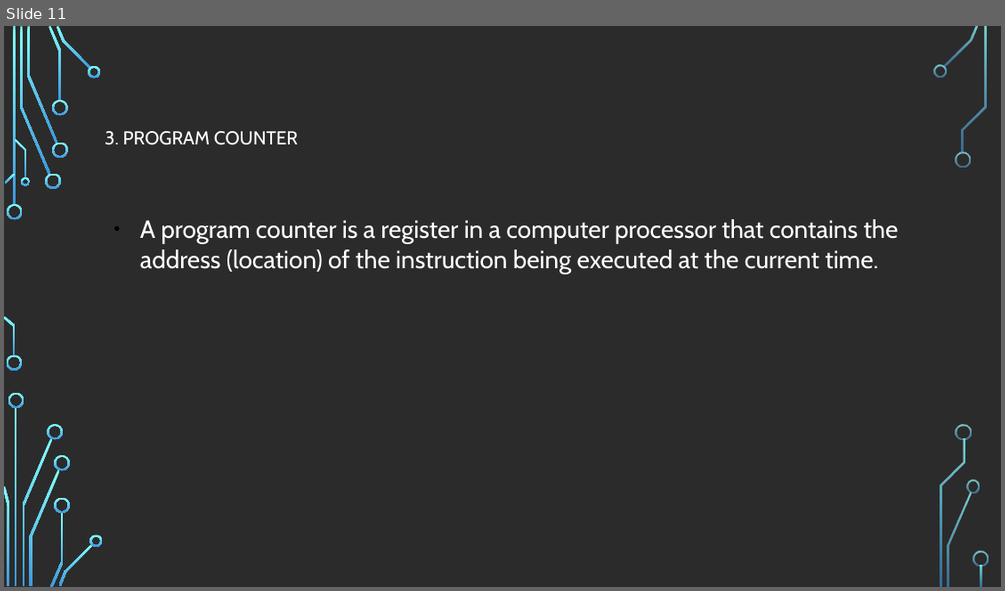
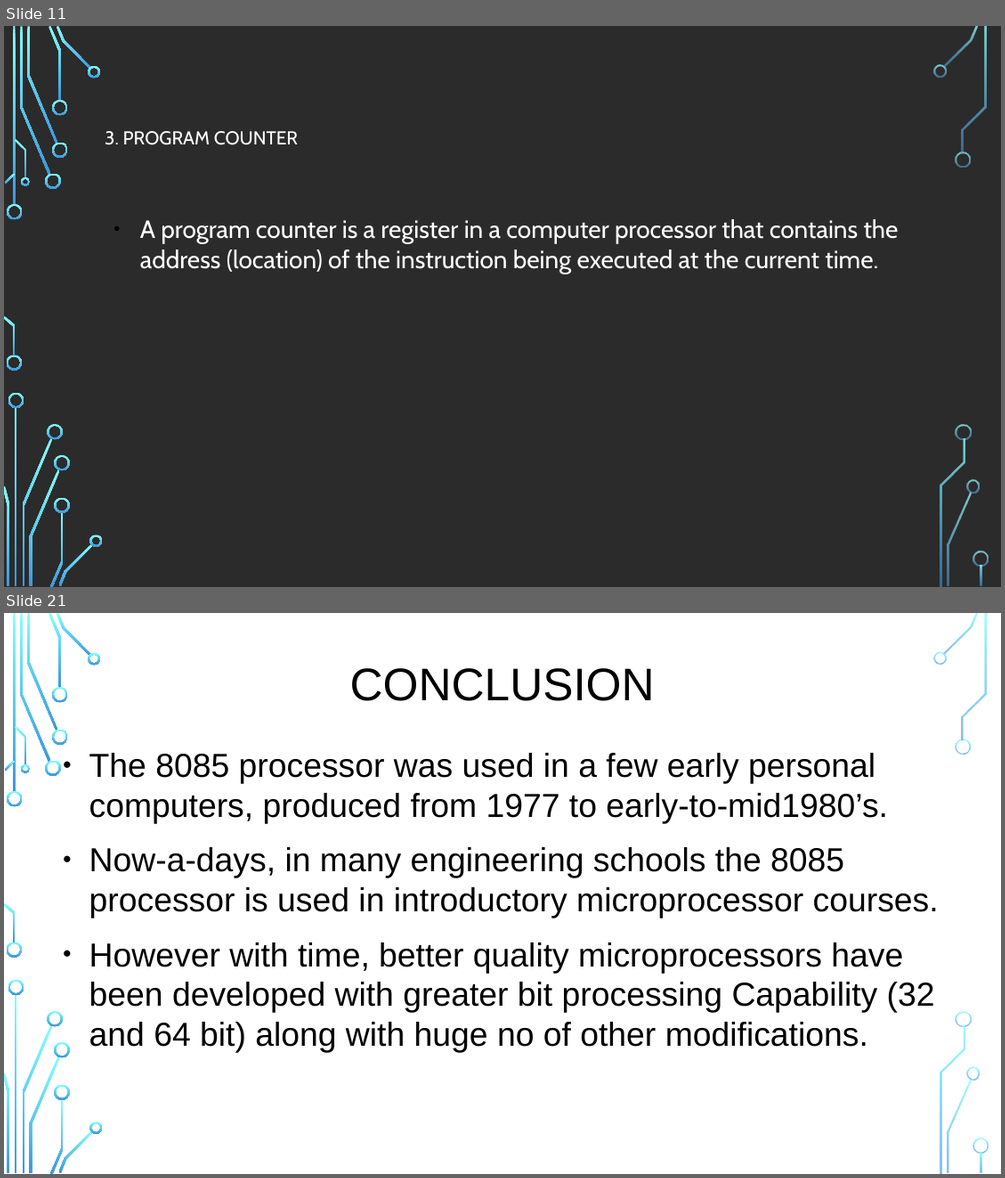
Before and after one commit to mhannan-dev/laravel_ecommerce, a slide deck: 8085 Microprocessor.pptx. Shown one above the other, each under a label of ours: slide 11 before the commit, slides 11 and 21 after it; the slides between them are not shown. The pictures are 1005x591 and 1005x1178 pixels, drawn with LibreOffice and Linux fonts; fonts in the diff are those of the drawing; background and template pictures are left out; a plain dark background stands for a picture behind light text. Boxes give left, top, right and bottom in pixels: in the first picture for what was removed or moved away, otherwise in the second. Text is boxed around its words. In the diff, an @@ line names an element or a change of style, - is before the commit and + after.

```diff
--- a/8085 Microprocessor.pptx
+++ b/8085 Microprocessor.pptx
@@ slide 21 added at bbox=[4, 613, 1001, 1174], background picture (left out); not listed: 36 template elements that a slide beside it also shows @@
@@ text added at bbox=[350, 668, 655, 701], 44 pt, text #000000 @@
+CONCLUSION
@@ text added at bbox=[89, 753, 938, 1053], 32 pt, text #000000 @@
+● The 8085 processor was used in a few early personal computers, produced from 1977 to early-to-mid1980’s.
+● Now-a-days, in many engineering schools the 8085 processor is used in introductory microprocessor courses.
+● However with time, better quality microprocessors have been developed with greater bit processing Capability (32 and 64 bit) along with huge no of other modifications.
```
Also in this commit, not shown: 9 other slides changed, 10 other slides added, 3 slides removed.
